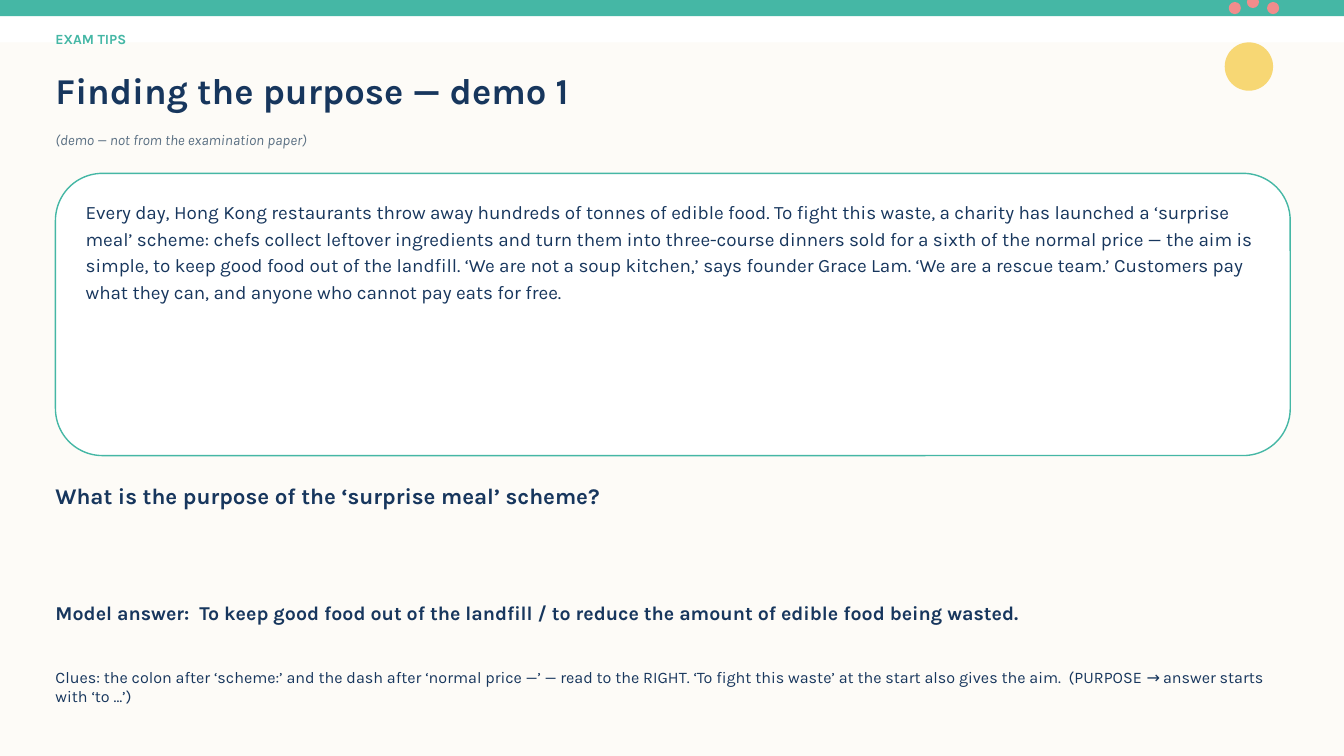
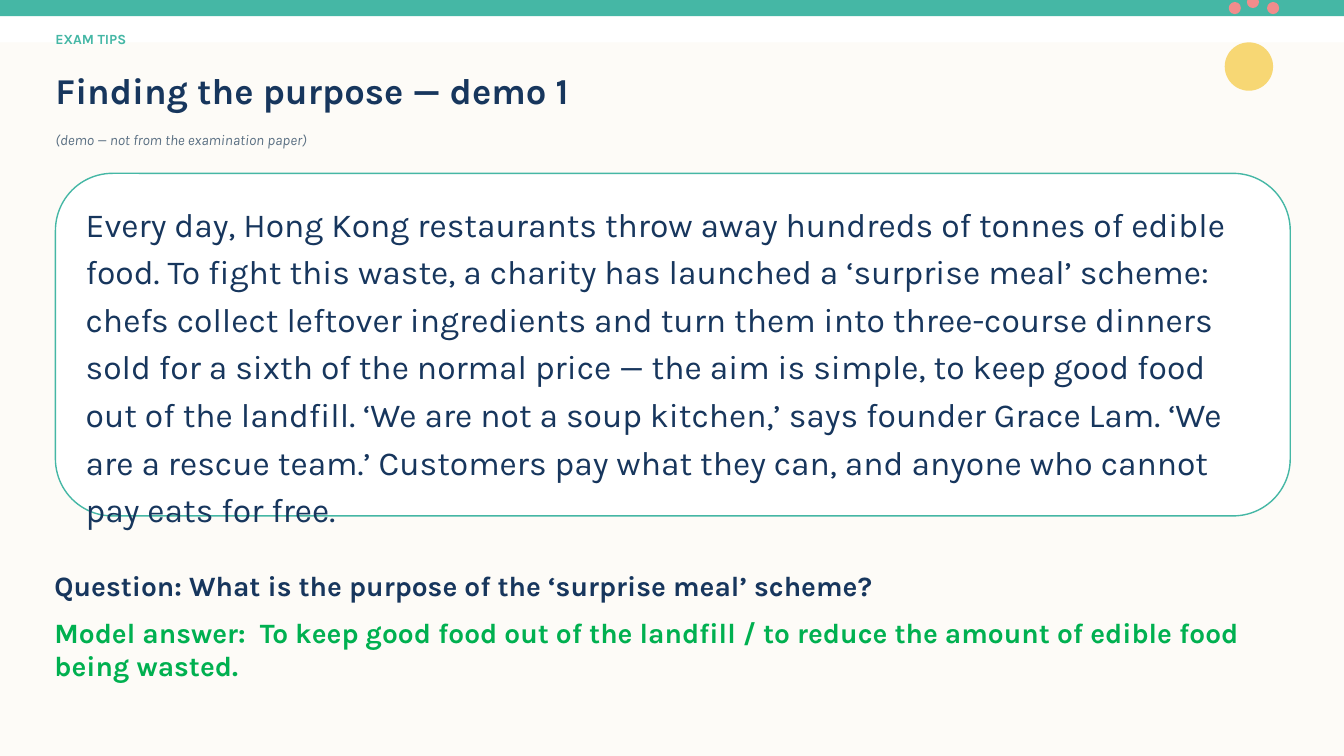
Before and after one commit to flyingbee2026/f6-sp-lesson4, a slide deck: slide 4 of F6_SP_Lesson_4_2013_Part_A_Open-Ended_PPT.pptx. Drawn at 1344x756 pixels with LibreOffice and Linux fonts; fonts in the diff are those of the drawing. Boxes give left, top, right and bottom in pixels: in the first picture for what was removed or moved away, otherwise in the second. Text is boxed around its words. In the diff, an @@ line names an element or a change of style, - is before the commit and + after.

Commit message:
Helen's finalized L4 deck: exp-card first (blinds), floating red answers (fade), trimmed evidence, taller Q6/Q8 crops

```diff
--- a/F6_SP_Lesson_4_2013_Part_A_Open-Ended_PPT.pptx
+++ b/F6_SP_Lesson_4_2013_Part_A_Open-Ended_PPT.pptx
@@ rounded rectangle: place and size @@
-rounded rectangle at [55,173,1291,456]
+rounded rectangle at [55,173,1291,516]
@@ text "Every day, Hong Kong restaurants ..." at [86,214,1225,483]: size 13.5 to 24 pt @@
@@ text at [54,576,872,603]: text changed; size 16 to 20 pt @@
-What is the purpose of the ‘surprise meal’ scheme?
+Question: What is the purpose of the ‘surprise meal’ scheme?
@@ text "Model answer: To keep good ...": place and size @@
-text "Model answer: To keep good ..." at [55,606,1018,625]
+text "Model answer: To keep good ..." at [54,623,1238,683]
@@ text "Model answer: To keep good ..." at [54,623,1238,683]: size 14 to 20 pt, text colour #17365D to #00B050 @@
@@ text removed at [55,671,1264,702] @@
-Clues: the colon after ‘scheme:’ and the dash after ‘normal price —’ — read to the RIGHT. ‘To fight this waste’ at the start also gives the aim. (PURPOSE → answer starts with ‘to …’)
```
Also in this commit, not shown: 12 other slides changed, 1 other file.
